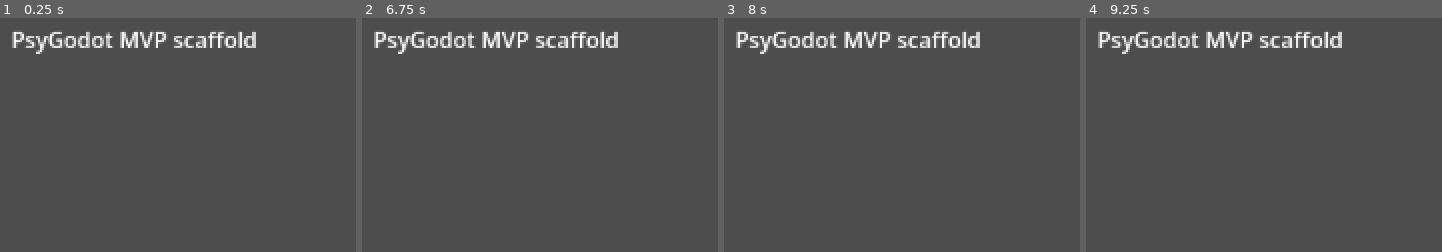
Above: before the commit, frames 1-4 (left to right).
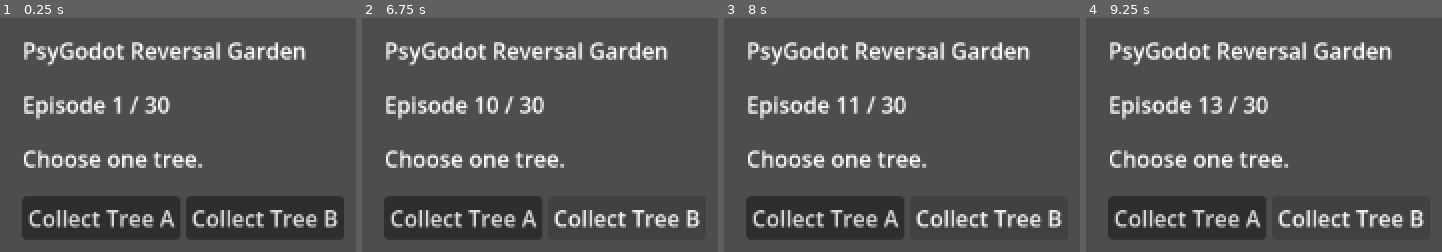
Above: after the commit, the same moments.

Repository: psygames-lab/psygodot
Game: Godot game, scene res://scenes/prototype_reversal_game/main.tscn
The game is run twice, just before and just after one commit, with the same random seed, the same clock (stepped at 60 frames per second) and the same inputs.
Inputs (mouse positions are in pixels of both pictures, inside the frame that each line leads up to):
- Up to frame 1 (0.25 s): no input
- Up to frame 2 (6.75 s): click (461, 216) at 0.5 s, where only the run after the commit has a clickable "Collect Tree A"; click (625, 216) at 1.25 s, where only the run after the commit has a clickable "Collect Tree B"; click (461, 216) at 2 s, where only the run after the commit has a clickable "Collect Tree A"; click (625, 216) at 2.75 s, where only the run after the commit has a clickable "Collect Tree B"; click (461, 216) at 3.5 s, where only the run after the commit has a clickable "Collect Tree A"; click (625, 216) at 4.25 s, where only the run after the commit has a clickable "Collect Tree B"; tap Enter at 5, 6.5 s; tap Space at 5.75 s
- Up to frame 3 (8 s): tap Space at 7.25 s
- Up to frame 4 (9.25 s): tap Enter at 8 s; tap Space at 8.75 s

The runs differ from the first frame. In frame 1, 24% of the frame differs, in the area x 3-97%, y 5-95%; in frame 2, 18%; in frame 3, 18%; in frame 4, 18%.

Commit message:
feat: add playable reversal-learning prototype

Diff:
--- a/godot_project/scenes/prototype_reversal_game/main.gd
+++ b/godot_project/scenes/prototype_reversal_game/main.gd
@@ -1,7 +1,99 @@
 extends Control
 
+const ReversalGameModelScript := preload("res://scripts/game/reversal_game_model.gd")
+
+var model: ReversalGameModel
+var config: Dictionary
+var episode_id := ""
+var probe_id := ""
+var condition := {}
+var status_label: Label
+var progress_label: Label
+
 func _ready() -> void:
-    var label := Label.new()
-    label.text = "PsyGodot MVP scaffold"
-    label.position = Vector2(24, 24)
-    add_child(label)
+	config = _load_json("res://configs/study_config.json")
+	model = ReversalGameModelScript.new()
+	model.configure(config)
+	PsychRuntime.start_session(config)
+	_build_ui()
+	_start_next_episode()
+
+func _notification(what: int) -> void:
+	if what == NOTIFICATION_WM_CLOSE_REQUEST:
+		PsychRuntime.end_session("window_closed")
+
+func _build_ui() -> void:
+	var root := VBoxContainer.new()
+	root.anchor_right = 1.0
+	root.anchor_bottom = 1.0
+	root.offset_left = 32
+	root.offset_top = 32
+	root.offset_right = -32
+	root.offset_bottom = -32
+	root.add_theme_constant_override("separation", 16)
+	add_child(root)
+
+	var title := Label.new()
+	title.text = "PsyGodot Reversal Garden"
+	root.add_child(title)
+
+	progress_label = Label.new()
+	root.add_child(progress_label)
+
+	status_label = Label.new()
+	status_label.autowrap_mode = TextServer.AUTOWRAP_WORD_SMART
+	root.add_child(status_label)
+
+	var buttons := HBoxContainer.new()
+	root.add_child(buttons)
+
+	var tree_a := Button.new()
+	tree_a.text = "Collect Tree A"
+	tree_a.pressed.connect(func(): _choose("A"))
+	buttons.add_child(tree_a)
+
+	var tree_b := Button.new()
+	tree_b.text = "Collect Tree B"
+	tree_b.pressed.connect(func(): _choose("B"))
+	buttons.add_child(tree_b)
+
+func _start_next_episode() -> void:
+	if model.episode_index >= int(config.get("episode_count", 30)):
+		status_label.text = "Session complete. Raw events have been written to local user data."
+		PsychRuntime.end_session("completed")
+		return
+
+	condition = model.next_episode_condition()
+	episode_id = PsychRuntime.start_episode("reversal_learning_round", condition)
+	if condition["rule_shifted"]:
+		PsychRuntime.log_event_with_marker("condition", "rule_shift", {"condition": condition})
+	probe_id = PsychRuntime.start_probe("reversal_choice", {"condition": condition})
+	PsychRuntime.log_event_with_marker("gameplay", "cue_onset", {"condition": condition})
+	PsychRuntime.log_event("gameplay", "decision_onset", {"condition": condition})
+	progress_label.text = "Episode %d / %d" % [condition["episode_index"], int(config.get("episode_count", 30))]
+	status_label.text = "Choose one tree."
+
+func _choose(choice: String) -> void:
+	var outcome := model.choose(choice)
+	var response_event := PsychRuntime.log_event_with_marker("gameplay", "response_made", {
+		"condition": condition,
+		"response": {"choice": choice}
+	})
+	var feedback_tag := "feedback_positive" if outcome["rewarded"] else "feedback_negative"
+	PsychRuntime.log_event_with_marker("gameplay", feedback_tag, {
+		"condition": condition,
+		"response": {"choice": choice},
+		"metadata": {"linked_response_event_id": response_event["event_id"]}
+	})
+	PsychRuntime.end_probe(probe_id, {"choice": choice, "rewarded": outcome["rewarded"]})
+	PsychRuntime.end_episode(episode_id, {"choice": choice, "rewarded": outcome["rewarded"]})
+	status_label.text = "Tree %s: %s" % [choice, "reward" if outcome["rewarded"] else "no reward"]
+	_start_next_episode()
+
+func _load_json(path: String) -> Dictionary:
+	var file := FileAccess.open(path, FileAccess.READ)
+	if file == null:
+		push_error("Unable to read config: %s" % path)
+		return {}
+	var parsed = JSON.parse_string(file.get_as_text())
+	return parsed if typeof(parsed) == TYPE_DICTIONARY else {}
